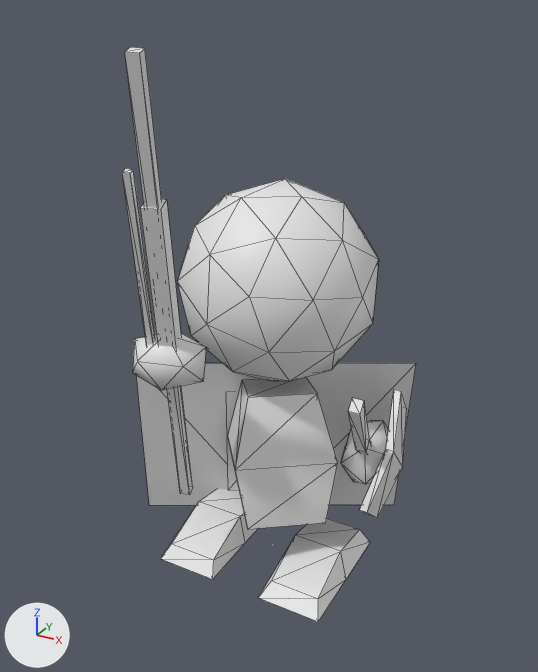
Two versions of the FBX model MgaUnityProj/Assets/Fundament/Avatar/Artwork/Orignal/Humanoid/Humanoid@GSkill_Hold.FBX, one commit apart.
The view is the same before and after, from a 50 mm camera at (1.21, -2.23, 2.07) aimed at (0.01, -0.05, 0.98). The lights are fixed; the arrows at lower left show +X, +Y and +Z. Mesh edges are drawn as thin lines. Where no turn or scale is listed for an object, it has been applied to the vertices.

In view in the first picture: 'Body', 'DHandWeapn', 'Head', 'LShield', 'LWing', 'LeftFoot', 'LeftHand', 'RShoot', 'RWeapon', 'RWing', 'RightFoot', 'RightHand'.
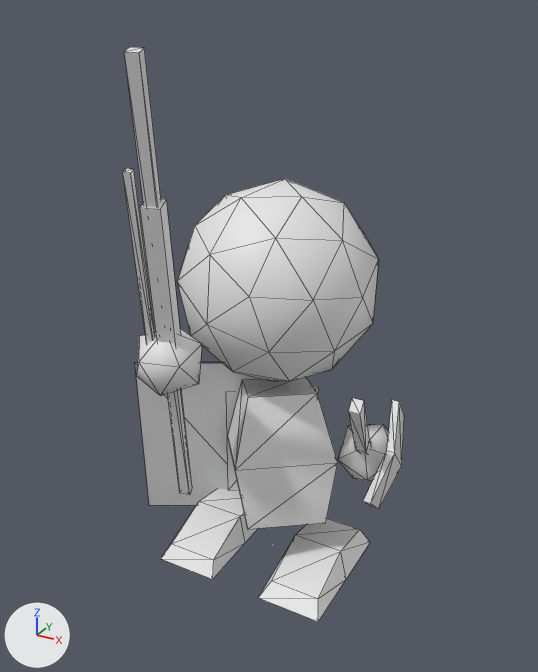
What differs and where, as boxes (x1, y1, x2, y2) in the pictures (538 x 672 px):
'LWing', rescaled
    before: (306, 363, 416, 505)
    after: (201, 362, 222, 363)
'DHandWeapn', moved
    before: (125, 47, 193, 495)
    after: (124, 47, 192, 495)
'RightHand', rescaled (11% narrower, 19% taller)
    before: (132, 334, 206, 391)
    after: (136, 328, 202, 396)
'LShield', rescaled (12% narrower, 15% shorter)
    before: (360, 390, 407, 518)
    after: (363, 400, 404, 509)
'RShoot', moved
    before: (122, 169, 155, 346)
    after: (123, 169, 155, 344)
'LeftHand', rescaled (8% wider, 11% shorter)
    before: (341, 421, 388, 484)
    after: (338, 424, 389, 480)

What changed in the scene script:
```text
Change ob_lshield:
    ob_lshield.scale: (1.37, 1.04, 1.16) -> (1.0, 1.0, 1.0)
Change ob_rshoot:
    ob_rshoot.location: (-0.166, -0.436, 1.012) -> (-0.165, -0.436, 1.013)
Change ob_dhandweapn:
    ob_dhandweapn.location: (-0.146, -0.432, 1.012) -> (-0.147, -0.433, 1.013)
Change ob_righthand:
    ob_righthand.scale: (0.86, 1.14, 0.86) -> (1.0, 1.0, 1.0)
Change ob_lwing:
    ob_lwing.scale: (-1.0, 1.0, 1.0) -> (1.0, 1.0, 1.0)
Change ob_lefthand:
    ob_lefthand.scale: (0.86, 1.14, 0.86) -> (1.0, 1.0, 1.0)
```
